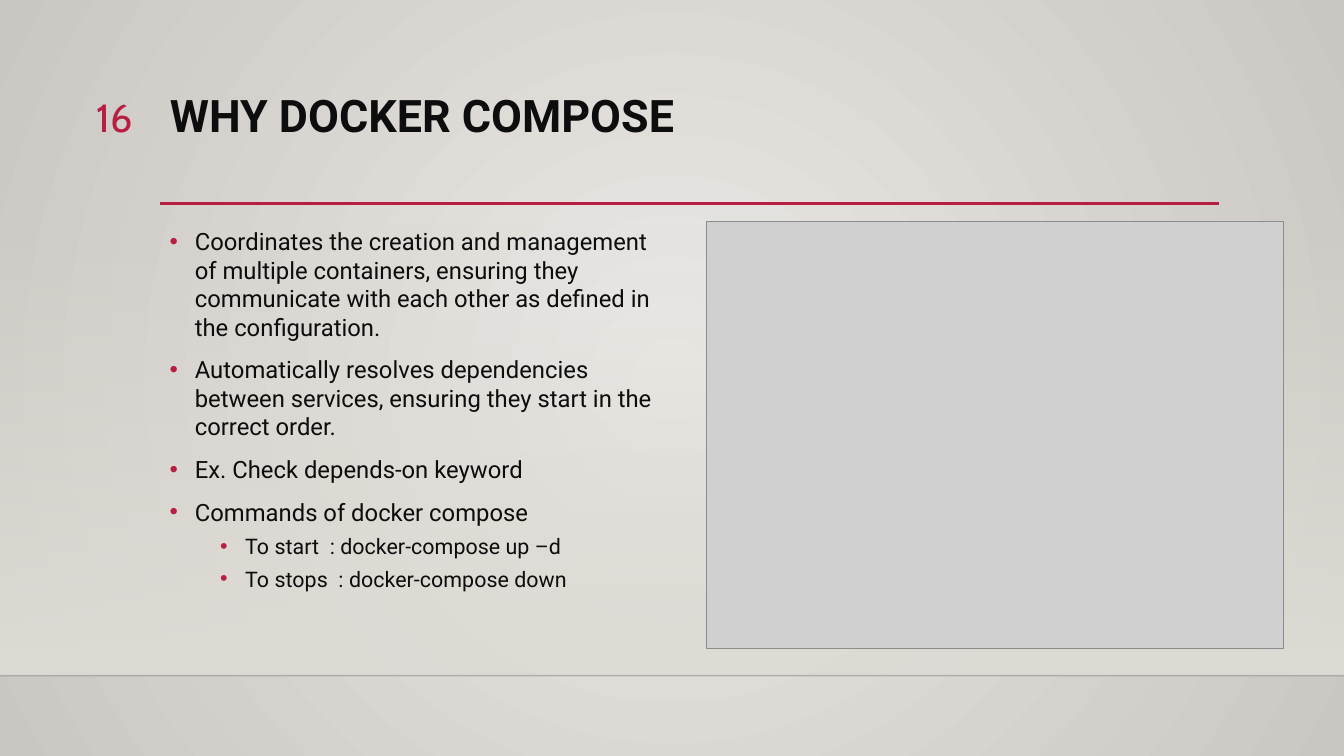
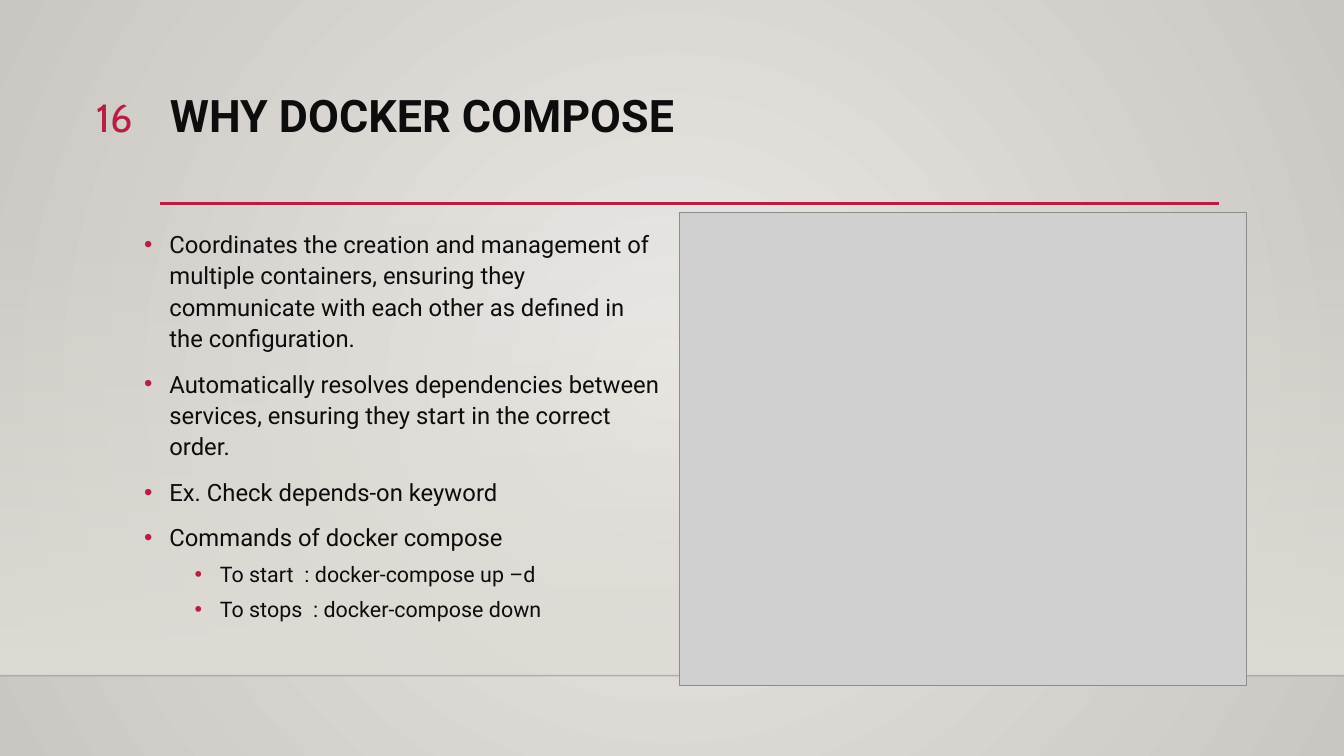
Before and after one commit to ddum-sutd/docker_workshop, a slide deck: slide 16 of Docker_workshop.pptx. Drawn at 1344x756 pixels with LibreOffice and Linux fonts; fonts in the diff are those of the drawing; grey boxes stand for pictures; background and template pictures are left out. Boxes give left, top, right and bottom in pixels: in the first picture for what was removed or moved away, otherwise in the second. Text is boxed around its words. In the diff, an @@ line names an element or a change of style, - is before the commit and + after.

```diff
--- a/Docker_workshop.pptx
+++ b/Docker_workshop.pptx
@@ text "Coordinates the creation and management ...": place and size @@
-text "Coordinates the creation and management ..." at [195,232,652,592]
+text "Coordinates the creation and management ..." at [169,235,659,587]
@@ text "Coordinates the creation and management ..." at [169,235,659,587]: line spacing 1 to 1.1 @@
@@ picture: place and size @@
-picture at [707,222,1284,648]
+picture at [680,212,1246,685]
```
Also in this commit, not shown: 10 other slides changed, 4 other files.
